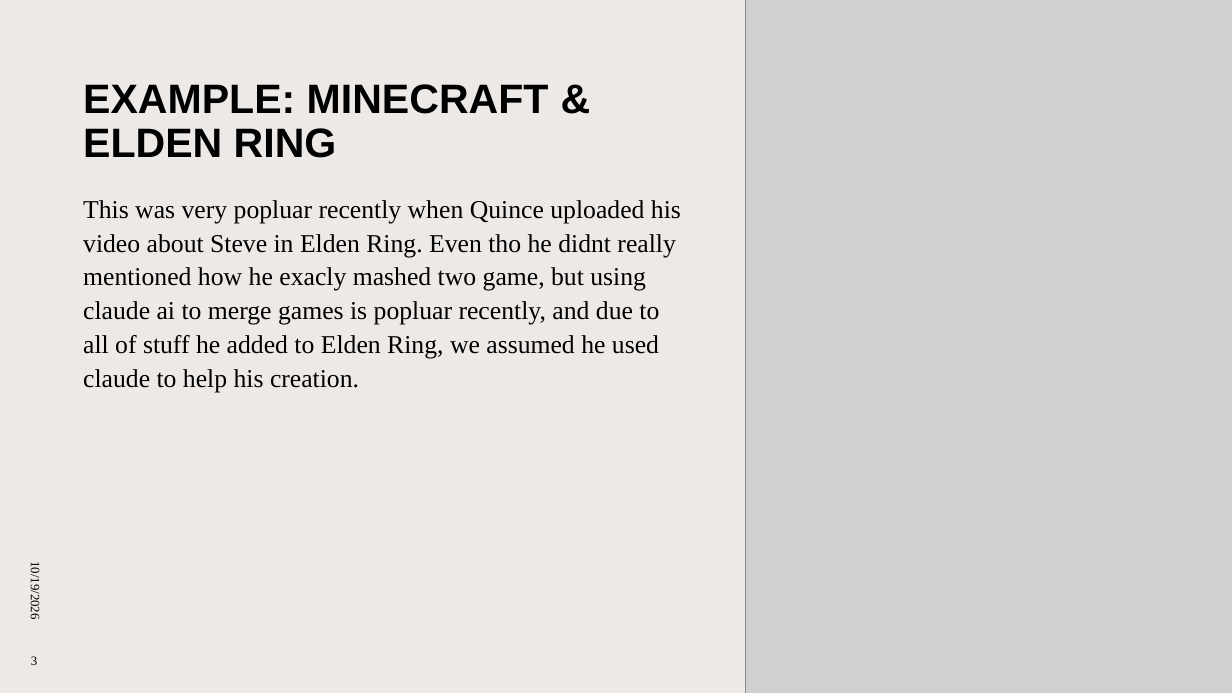
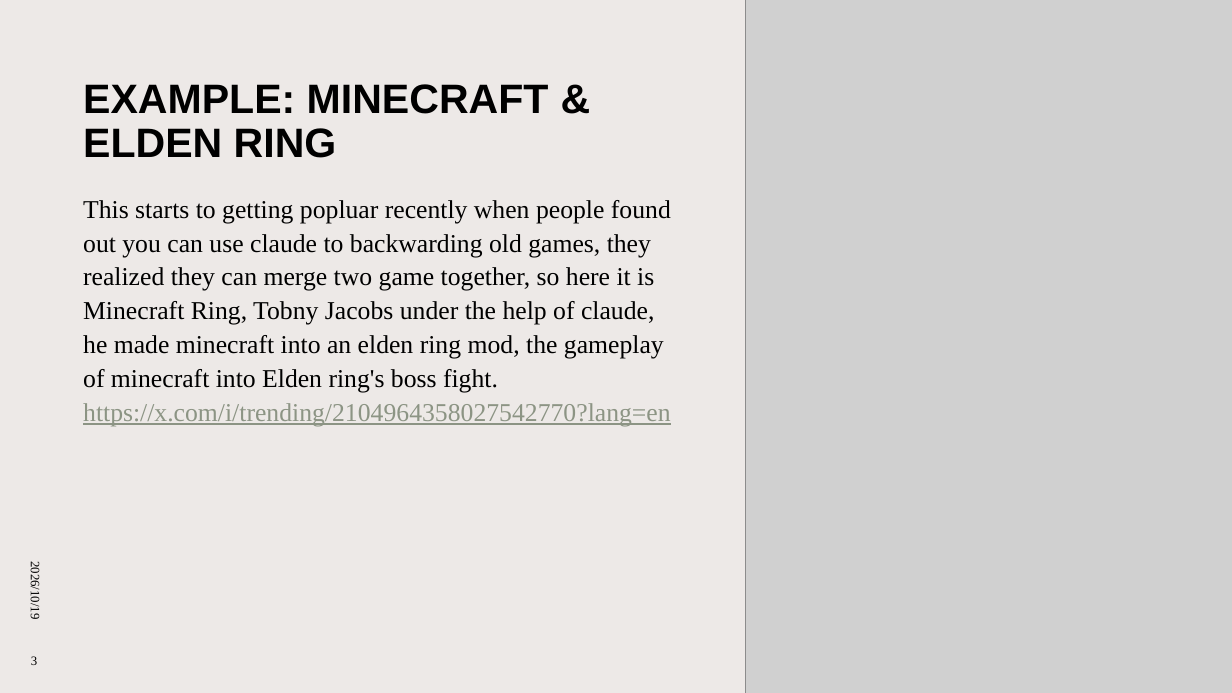
Before and after one commit to bboyko1/CEP-Project-1, a slide deck: slide 3 of CEP Project1.pptx. Drawn at 1232x693 pixels with LibreOffice and Linux fonts; fonts in the diff are those of the drawing; grey boxes stand for pictures. Boxes give left, top, right and bottom in pixels: in the first picture for what was removed or moved away, otherwise in the second. Text is boxed around its words. In the diff, an @@ line names an element or a change of style, - is before the commit and + after.

Commit message:
Final PPT

```diff
--- a/CEP Project1.pptx
+++ b/CEP Project1.pptx
@@ text at <box>83,200,671,426</box>: text changed @@
-This was very popluar recently when Quince uploaded his video about Steve in Elden Ring. Even tho he didnt really mentioned how he exacly mashed two game, but using claude ai to merge games is popluar recently, and due to all of stuff he added to Elden Ring, we assumed he used claude to help his creation.
+This starts to getting popluar recently when people found out you can use claude to backwarding old games, they realized they can merge two game together, so here it is Minecraft Ring, Tobny Jacobs under the help of claude, he made minecraft into an elden ring mod, the gameplay of minecraft into Elden ring's boss fight.
+https://x.com/i/trending/2104964358027542770?lang=en
@@ text at <box>28,566,42,618</box>: text changed @@
-10/19/2026
+2026/10/19
```
Also in this commit, not shown: 3 slides added.
